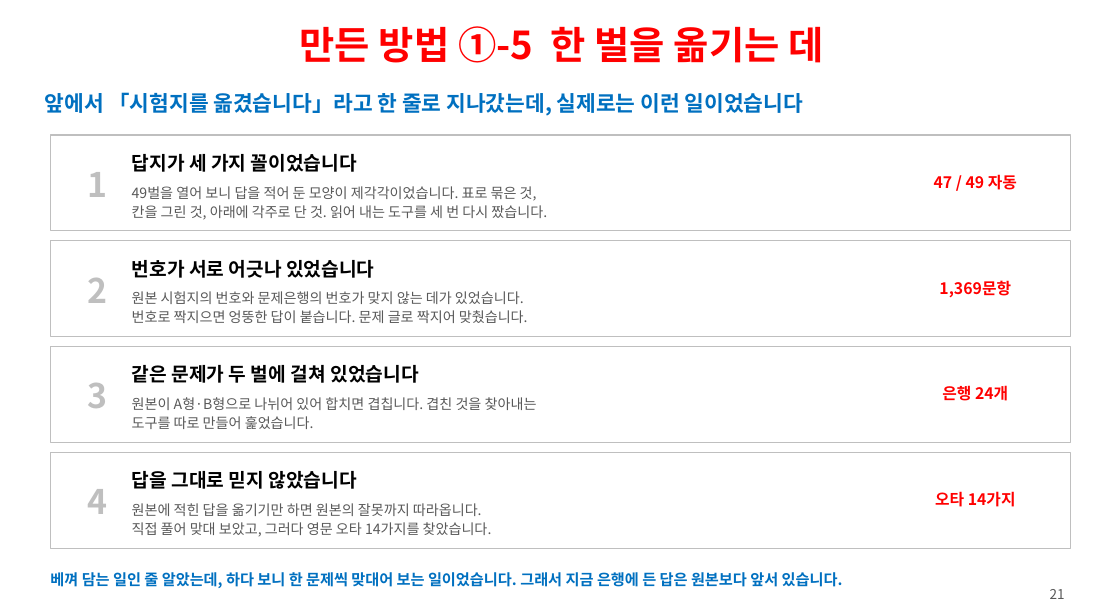
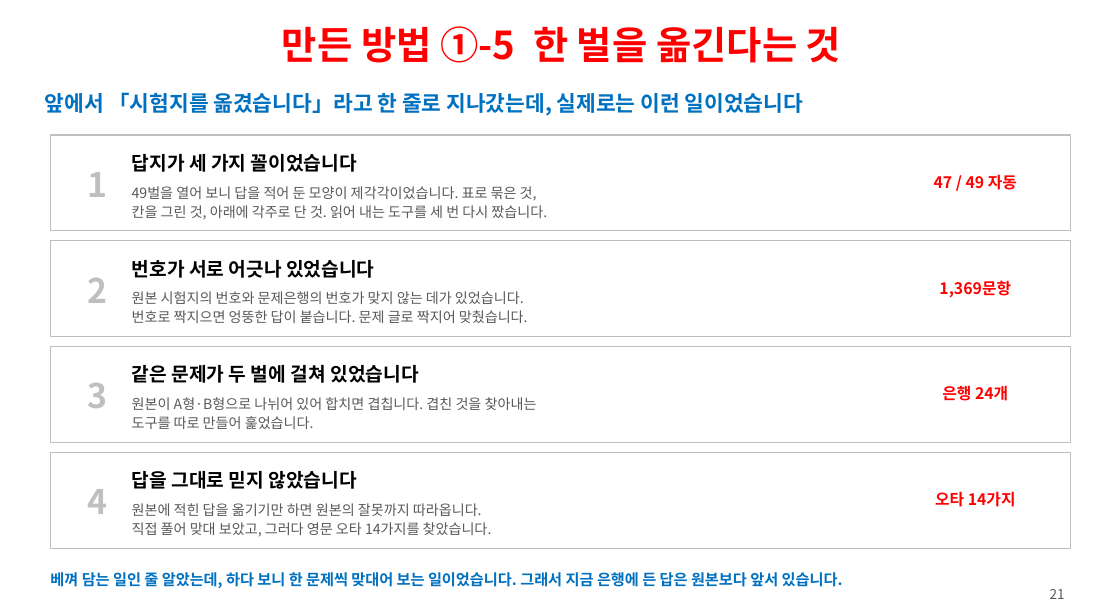
Before and after one commit to ys1277-sys/HIENDT-CBT, a slide deck: slide 21 of docs/발표자료-CBT-2026-08.pptx. Drawn at 1120x610 pixels with LibreOffice and Linux fonts; fonts in the diff are those of the drawing. Boxes give left, top, right and bottom in pixels: in the first picture for what was removed or moved away, otherwise in the second. Text is boxed around its words. In the diff, an @@ line names an element or a change of style, - is before the commit and + after.

```diff
--- a/docs/발표자료-CBT-2026-08.pptx
+++ b/docs/발표자료-CBT-2026-08.pptx
@@ text at (282, 26, 841, 63): text changed @@
-만든 방법 ①-5 한 벌을 옮기는 데
+만든 방법 ①-5 한 벌을 옮긴다는 것
```
Also in this commit, not shown: 11 other slides changed, 1 other file.
